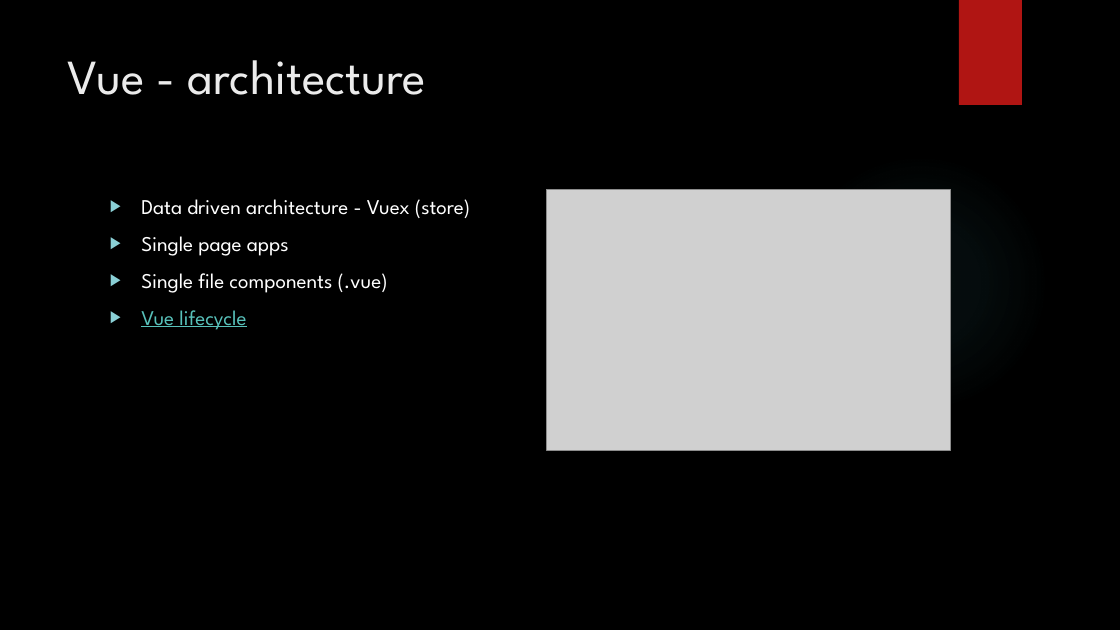
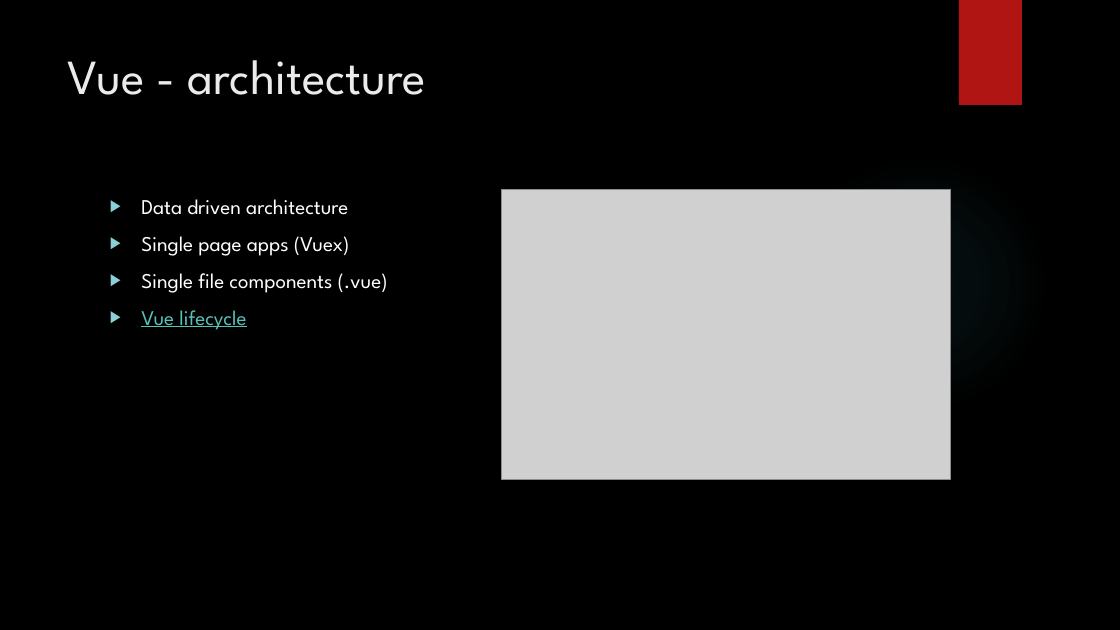
Before and after one commit to lukasmakac/bchistory, a slide deck: slide 3 of VUE.pptx (slide 4 before the commit). Drawn at 1120x630 pixels with LibreOffice and Linux fonts; fonts in the diff are those of the drawing; grey boxes stand for pictures; background and template pictures are left out. Boxes give left, top, right and bottom in pixels: in the first picture for what was removed or moved away, otherwise in the second. Text is boxed around its words. In the diff, an @@ line names an element or a change of style, - is before the commit and + after.

```diff
--- a/VUE.pptx
+++ b/VUE.pptx
@@ text at <box>141,199,350,256</box>: text changed @@
-▶ Data driven architecture - Vuex (store)
-▶ Single page apps
+▶ Data driven architecture
+▶ Single page apps (Vuex)
@@ picture: place and size @@
-picture at <box>547,189,951,450</box>
+picture at <box>502,189,950,480</box>
```
Also in this commit, not shown: 3 other slides changed, 1 slide added.
